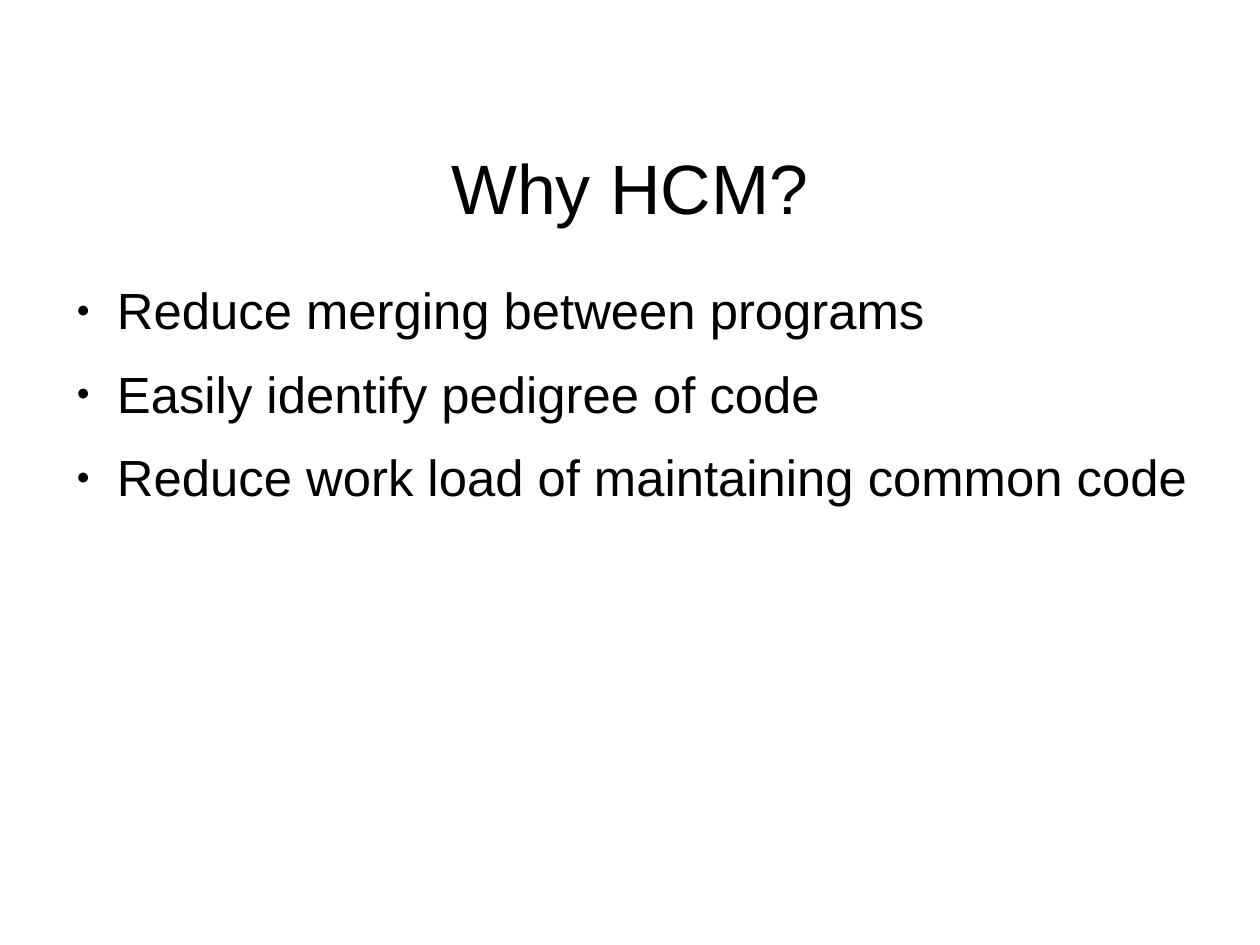
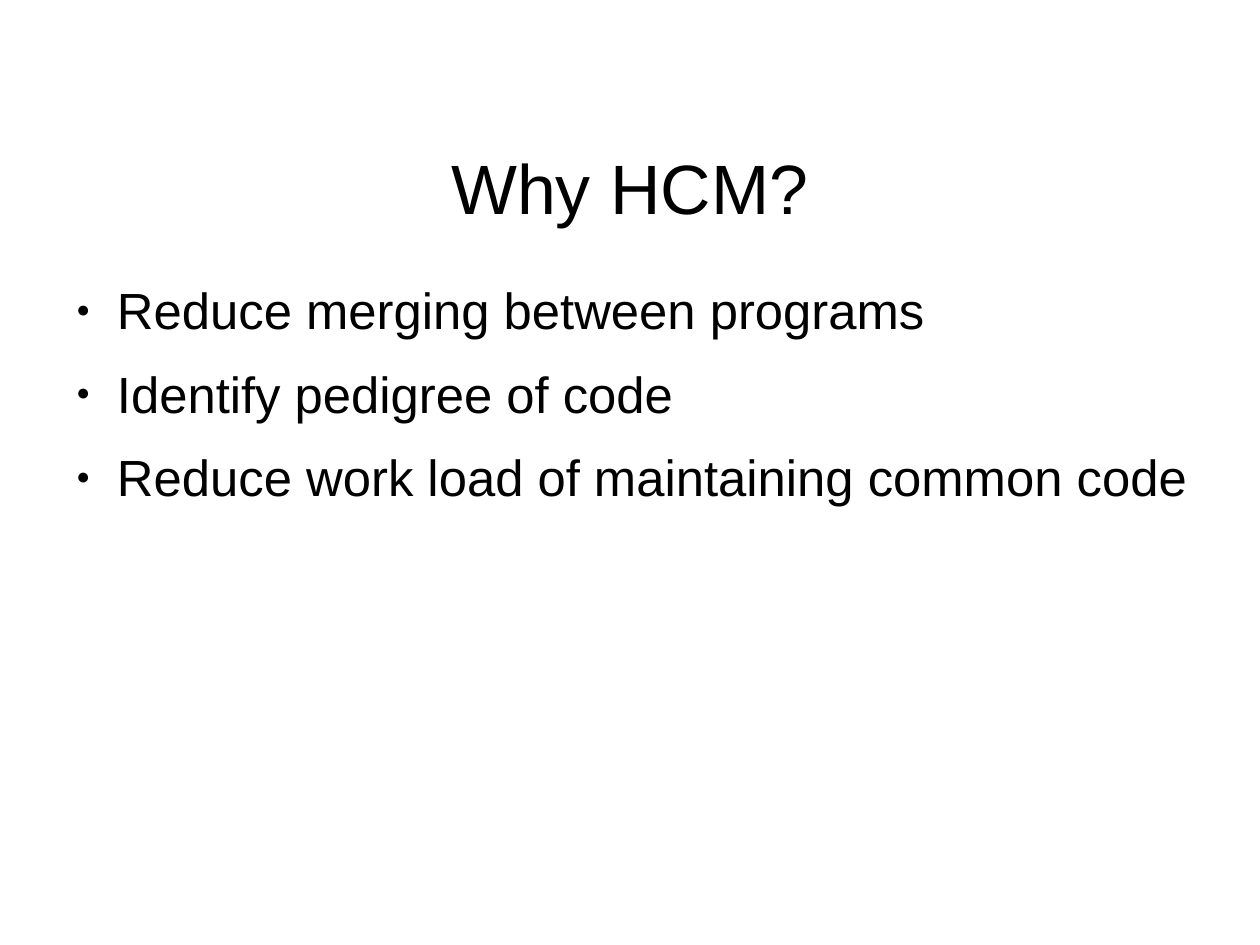
Before and after one commit to jeremiah-c-leary/hdl-component-manager, a slide deck: slide 2 of docs/presentations/hdl-component-manager.odp. Drawn at 1260x945 pixels with LibreOffice and Linux fonts; fonts in the diff are those of the drawing; background and template pictures are left out. Boxes give left, top, right and bottom in pixels: in the first picture for what was removed or moved away, otherwise in the second. Text is boxed around its words. In the diff, an @@ line names an element or a change of style, - is before the commit and + after.

```diff
--- a/docs/presentations/hdl-component-manager.odp
+++ b/docs/presentations/hdl-component-manager.odp
@@ text at (x1=117, y1=376, x2=673, y2=423): text changed @@
-● Easily identify pedigree of code
+● Identify pedigree of code
```
Also in this commit, not shown: 2 other slides changed, 12 slides added, 1 slide removed, 1 other file.
